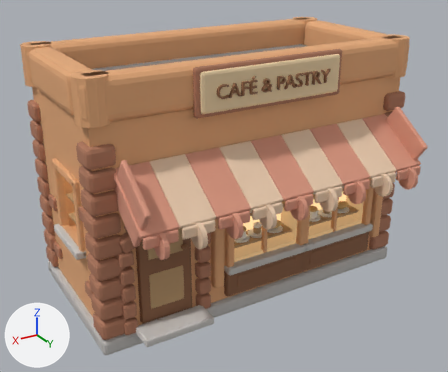
Two versions of the glTF model assets/models/01-cafe-building/01-cafe-building.glb, one commit apart.
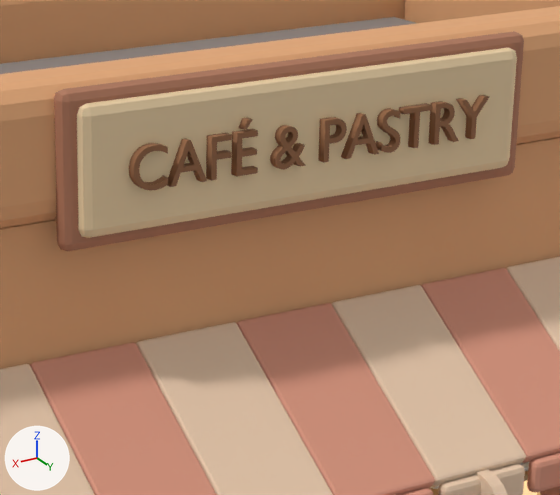
Each version is shown whole from a camera (50 mm lens) standing at (3.62, 6.11, 4.18) and looking at (0.16, 0.33, 1.29), then close up on the part from 39% to 79% of the width and 10% to 53% of the height. Arrows for +X, +Y and +Z are at lower left; the lights stay in place. The older version's two pictures come first. Where no turn or scale is listed for an object, it has been applied to the vertices. Vertices at exactly the same position are counted once.

In view in the first close-up: 'AwningS2', 'AwningS3', 'AwningS4', 'AwningS5', 'AwningS6', 'AwningS7', 'ParapetB', 'ParapetF', 'SignBorder', 'SignPlaque', 'SignText', 'Walls' and 11 more.
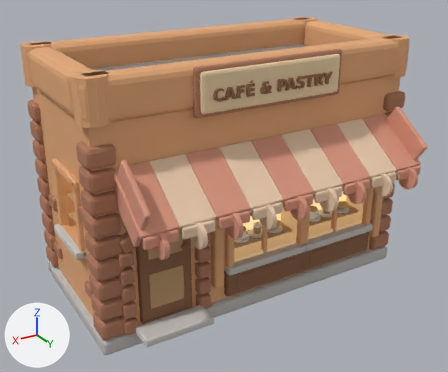
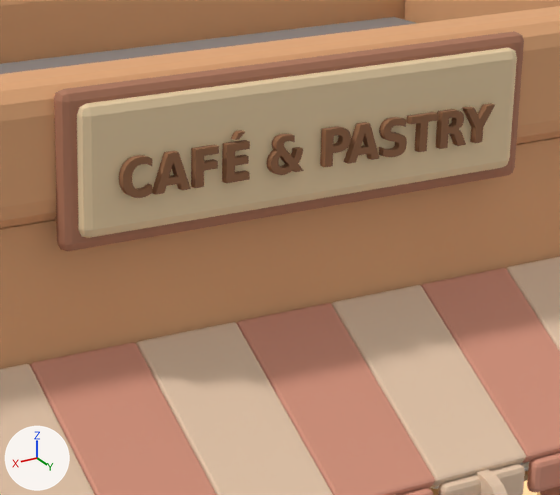
Changed parts and their boxes (x1, y1, x2, y2) in the close-ups (560 x 495 px):
'SignText', reshaped
    before: (129, 95, 490, 190)
    after: (119, 103, 495, 198)
part 1 of me_signfont, rebuilt (7% shorter)
    before: (270, 125, 306, 170)
    after: (267, 133, 304, 175)
part 2 of me_signfont, rebuilt
    before: (318, 117, 347, 163)
    after: (320, 126, 351, 167)
part 3 of me_signfont, rebuilt
    before: (341, 113, 379, 159)
    after: (344, 122, 380, 164)
part 4 of me_signfont, added (brown)
    after: (119, 155, 152, 198)
part 5 of me_signfont, added (brown)
    after: (436, 109, 466, 149)
part 6 of me_signfont, added (brown)
    after: (222, 140, 250, 183)
part 7 of me_signfont, added (brown)
    after: (152, 150, 191, 195)
part 8 of me_signfont, added (brown)
    after: (191, 144, 219, 188)
part 9 of me_signfont, added (brown)
    after: (462, 103, 495, 143)
part 10 of me_signfont, added (brown)
    after: (406, 112, 438, 152)
part 11 of me_signfont, deleted
    before: (239, 117, 253, 130)
part 12 of me_signfont, cut back
    before: (376, 95, 490, 153)
    after: (379, 117, 407, 157)
part 13 of me_signfont, cut back
    before: (129, 129, 258, 190)
    after: (231, 130, 245, 140)

What the commit changed:
me_signfont is used by ob_signtext; location (0.0, 1.085, 2.645).
me_signfont had 1626 vertices, 1900 faces and spanned x -0.697..0.688, y -0.025..0.025, z -0.062..0.115.
me_signfont now has 964 vertices, 1900 faces and spans x -0.725..0.725, y 0.0..0.025, z -0.079..0.079.
me_signfont part 1: the loose piece of 537 vertices spanning x 0.049..0.167, y -0.025..0.025, z -0.062..0.074 is rebuilt with 223 vertices and now spans x 0.055..0.184, y 0.0..0.025, z -0.079..0.048.
me_signfont part 2: the loose piece of 160 vertices spanning x -0.108..-0.022, y -0.025..0.025, z -0.06..0.076 is rebuilt with 98 vertices and now spans x -0.126..-0.026, y 0.0..0.025, z -0.076..0.046.
me_signfont part 3: the loose piece of 22 vertices spanning x -0.243..-0.11, y -0.025..0.025, z -0.06..0.077 is rebuilt with 22 vertices and now spans x -0.247..-0.119, y 0.0..0.025, z -0.076..0.046.
me_signfont part 4: a new loose piece of 181 vertices spanning x 0.621..0.725, y 0.0..0.025, z -0.079..0.048, in mat_signtx (brown #956745).
me_signfont part 5: a new loose piece of 124 vertices spanning x -0.608..-0.498, y 0.0..0.025, z -0.076..0.046, in mat_signtx (brown #956745).
me_signfont part 6: a new loose piece of 24 vertices spanning x 0.264..0.351, y 0.0..0.025, z -0.076..0.046, in mat_signtx (brown #956745).
me_signfont part 7: a new loose piece of 22 vertices spanning x 0.482..0.61, y 0.0..0.025, z -0.076..0.046, in mat_signtx (brown #956745).
me_signfont part 8: a new loose piece of 20 vertices spanning x 0.381..0.465, y 0.0..0.025, z -0.076..0.046, in mat_signtx (brown #956745).
me_signfont part 9: a new loose piece of 18 vertices spanning x -0.725..-0.6, y 0.0..0.025, z -0.076..0.046, in mat_signtx (brown #956745).
me_signfont part 10: a new loose piece of 16 vertices spanning x -0.481..-0.369, y 0.0..0.025, z -0.076..0.046, in mat_signtx (brown #956745).
me_signfont part 11: the loose piece of 8 vertices spanning x 0.256..0.289, y -0.025..0.025, z 0.085..0.115 is deleted.
me_signfont part 12: 595 vertices removed from x -0.697..-0.251, y -0.025..0.025, z -0.062..0.078; 207 vertices added at x -0.356..-0.26, y 0.0..0.025, z -0.079..0.048.
me_signfont part 13: 303 vertices removed from x 0.234..0.688, y -0.025..0.025, z -0.062..0.078; 8 vertices added at x 0.283..0.322, y 0.0..0.025, z 0.057..0.079.
